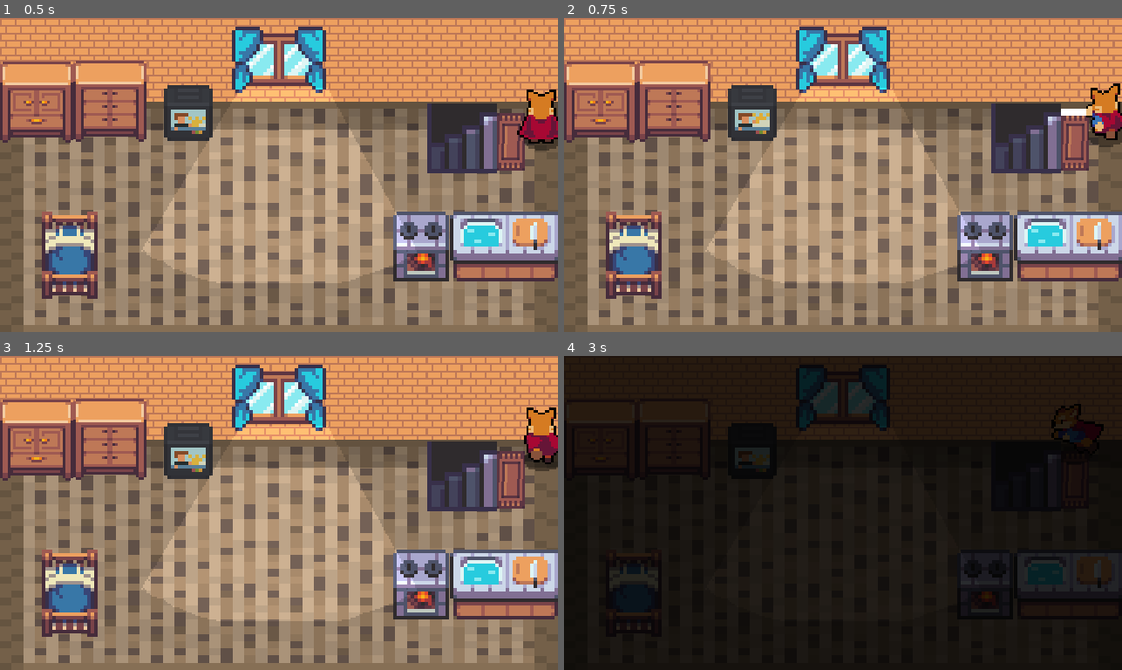
Above: before the commit, frames 1-4 (two rows, left to right).
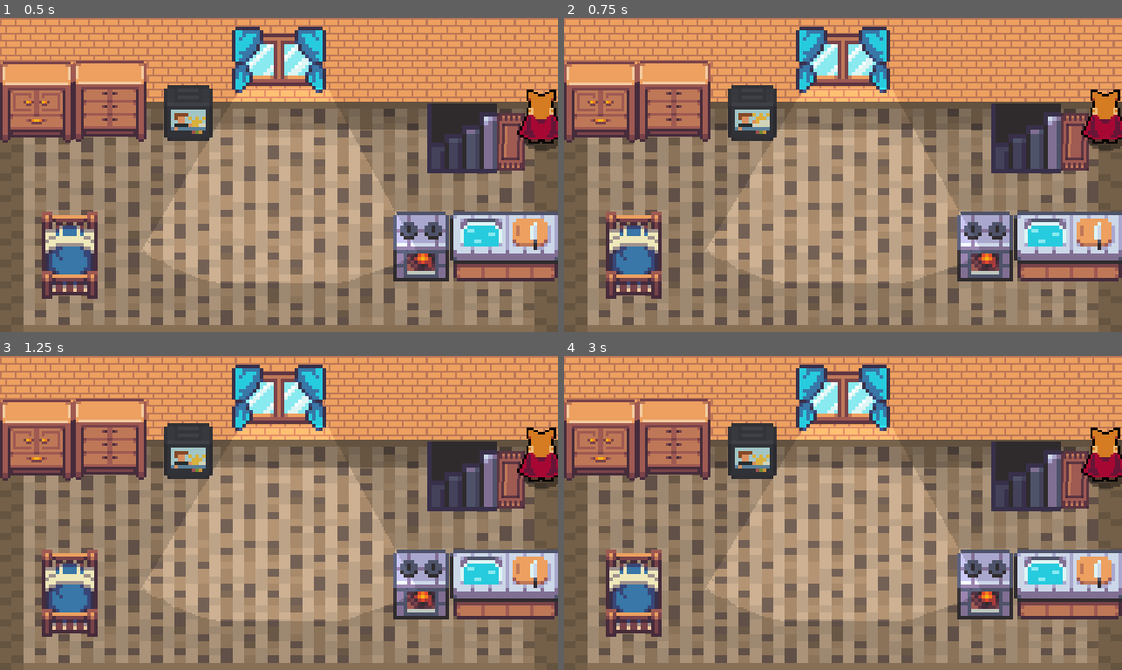
Above: after the commit, the same moments.

Repository: Jonak-Adipta-Kalita/JAK-Ultimate-Adventure-Game
Game: Godot game, scene res://Buildings/Interriors/PlayerHouseInterrior/FirstFloor.tscn
The game is run twice, just before and just after one commit, with the same random seed, the same clock (stepped at 60 frames per second) and the same inputs. This scene is started directly instead of the project's main scene. Sound files missing from this copy of the repository are replaced by a short silence.
Inputs:
- Up to frame 1 (0.5 s): no input
- Up to frame 2 (0.75 s): hold Up (ui_up) from 0.53 s (still down); tap J (attack) at 0.6 s
- Up to frame 3 (1.25 s): keep holding Up (ui_up); tap Space (ui_select) at 0.77 s
- Up to frame 4 (3 s): tap K (roll) at 1.35, 2.85 s; tap Space (ui_select) at 1.52 s; release Up (ui_up) at 2.03 s; hold Left (ui_left) from 2.03 s (still down); tap J (attack) at 2.1 s

Frame 1 is identical in both runs. In frame 2, 0.9% of the frame differs, in the area x 89-100%, y 20-43%; in frame 3, 1.4%; in frame 4, 100%, in the area x 0-100%, y 0-100%.

Commit message:
gotta update em now

Diff:
--- a/MainScreens/Map.gd
+++ b/MainScreens/Map.gd
@@ -6,12 +6,10 @@
 onready var waitForDataLoad = $WaitForDataLoad
 onready var waitForDataLoadAnimPlayer = $WaitForDataLoad/AnimationPlayer
 
-var updated_data = false
-
-func update_data():
+func update_data(global_position=Vector2(90.4049, 345.182), facing=Vector2.ZERO):
 	DataManager.modify_data("player", {
-		"global_position": var2str(Vector2(90.4049, 345.182)),
-		"facing": var2str(player.animationTree.get("parameters/Idle/blend_position"))
+		"global_position": var2str(global_position),
+		"facing": var2str(facing)
 	})
 
 func _ready():
@@ -22,7 +20,7 @@
 		update_data()
 
 	player.global_position = str2var(DataManager.get_data()["player"]["global_position"])
-	updated_data = true
+	DataManager.updated_data = true
 
 	waitForDataLoadAnimPlayer.play("Fade")
 	yield(waitForDataLoadAnimPlayer, "animation_finished")
@@ -30,8 +28,8 @@
 	waitForDataLoad.visible = false
 
 func _process(_delta):
-	if updated_data:
-		update_data()
+	if DataManager.updated_data:
+		update_data(player.global_position, player.animationTree.get("parameters/Idle/blend_position"))
 
 	if get_tree().paused:
 		canvasLayer.visible = false
--- a/Overlap/DataManager.gd
+++ b/Overlap/DataManager.gd
@@ -1,6 +1,7 @@
 extends Node2D
 
 var file_path = "Data.json"
+var updated_data = false
 
 func check_for_file():
 	var file = File.new()
--- a/Player/Player.gd
+++ b/Player/Player.gd
@@ -17,6 +17,7 @@
 var state = MOVE
 var roll_vector = Vector2.UP
 var stats = PlayerStats
+var data = DataManager.get_data()
 
 onready var animationTree = $AnimationTree
 onready var animationState = animationTree.get("parameters/playback")
@@ -38,7 +39,10 @@
 			attack_state(delta)
 
 func move_state(delta):
-	var input_vector = Vector2.ZERO
+	if not DataManager.updated_data:
+		return
+
+	var input_vector = str2var(data["player"]["facing"])
 
 	input_vector.x = Input.get_action_strength("ui_right") - Input.get_action_strength("ui_left")
 	input_vector.y = Input.get_action_strength("ui_down") - Input.get_action_strength("ui_up")
